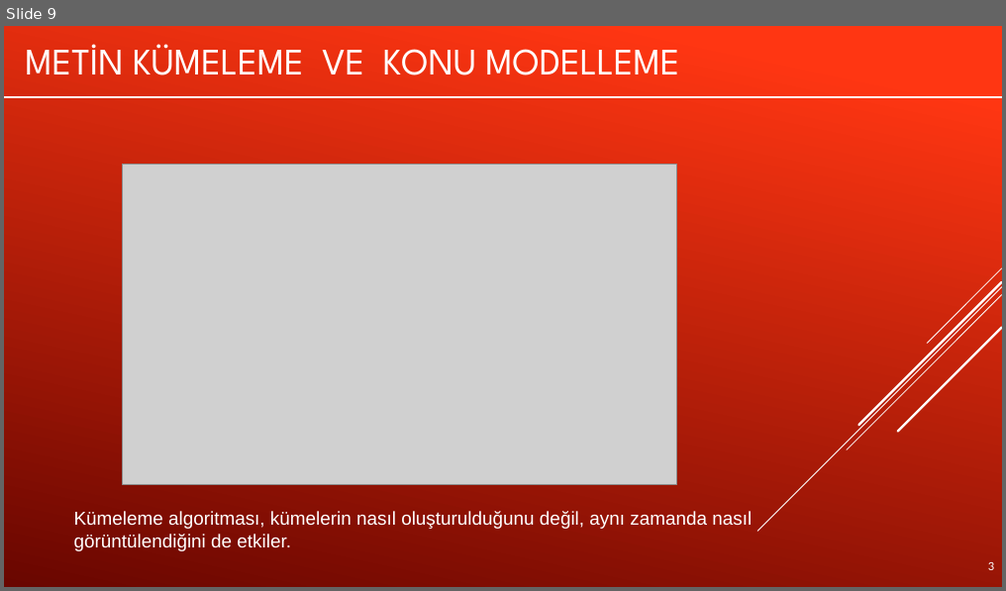
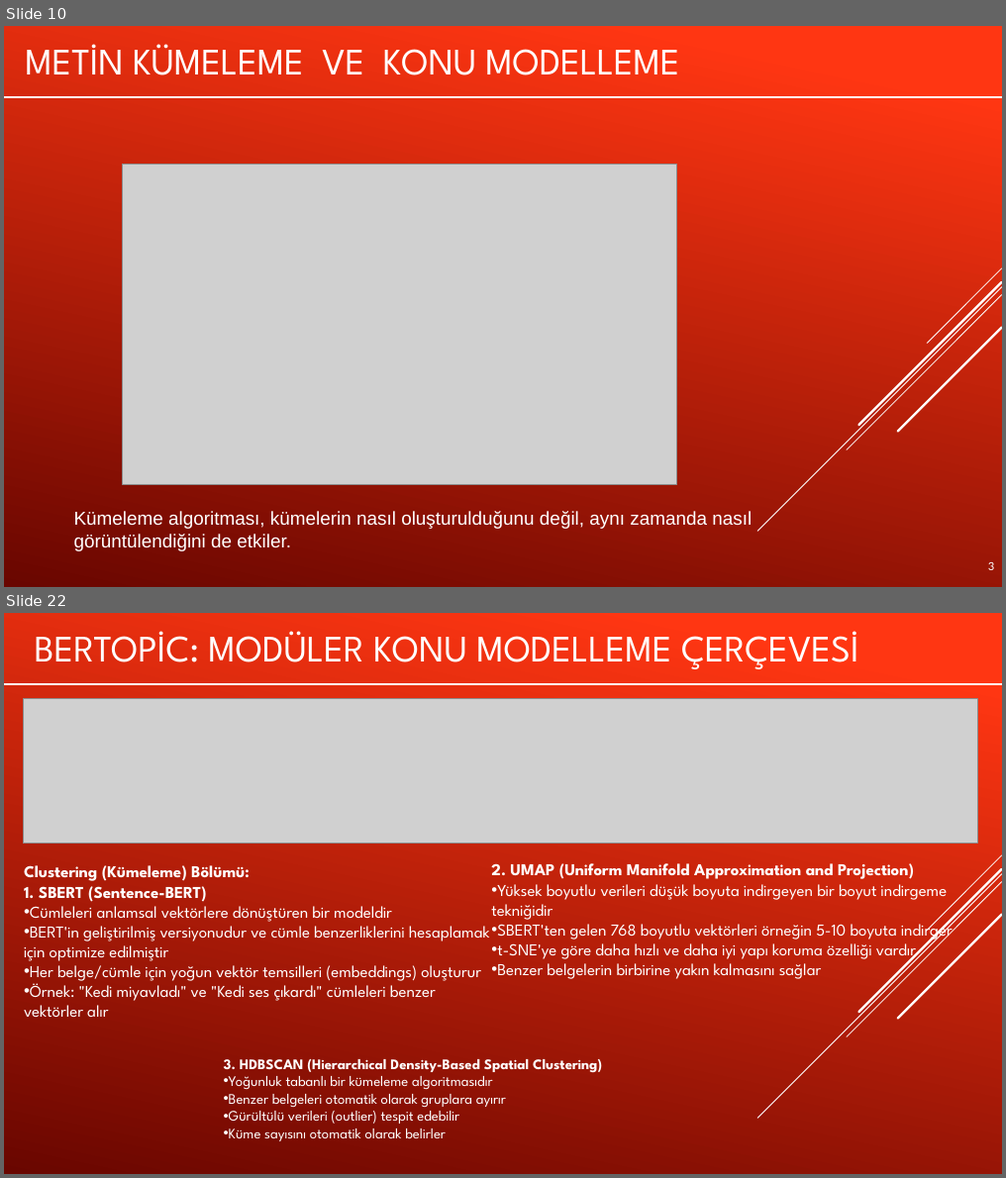
Before and after one commit to muratsimsek003/YZM423_LLM, a slide deck: LLMWEEK5.pptx. Shown one above the other, each under a label of ours: slide 9 before the commit, slides 10 and 22 after it; the slides between them are not shown. The pictures are 1006x591 and 1006x1178 pixels, drawn with LibreOffice and Linux fonts; fonts in the diff are those of the drawing; grey boxes stand for pictures. Boxes give left, top, right and bottom in pixels: in the first picture for what was removed or moved away, otherwise in the second. Text is boxed around its words. In the diff, an @@ line names an element or a change of style, - is before the commit and + after.

```diff
--- a/LLMWEEK5.pptx
+++ b/LLMWEEK5.pptx
@@ slide 22 added at bbox=[4, 613, 1002, 1174], background gradient #FF3712 to #6A0600; not listed: 5 template elements that a slide beside it also shows @@
@@ title added at bbox=[208, 631, 859, 669], 36 pt, text #FFFFFF @@
+BERTOPIC: MODÜLER KONU MODELLEME ÇERÇEVESI
@@ freeform shape added at bbox=[4, 684, 1002, 684], outline #FFFFFF 2 pt @@
@@ picture added at bbox=[23, 699, 977, 844] @@
@@ text added at bbox=[24, 865, 490, 1018], 16 pt, text #FFFFFF @@
+Clustering (Kümeleme) Bölümü:
+1. SBERT (Sentence-BERT)
+• Cümleleri anlamsal vektörlere dönüştüren bir modeldir
+• BERT'in geliştirilmiş versiyonudur ve cümle benzerliklerini hesaplamak için optimize edilmiştir
+• Her belge/cümle için yoğun vektör temsilleri (embeddings) oluşturur
+• Örnek: "Kedi miyavladı" ve "Kedi ses çıkardı" cümleleri benzer vektörler alır
@@ text added at bbox=[491, 863, 952, 979], 16 pt, text #FFFFFF @@
+2. UMAP (Uniform Manifold Approximation and Projection)
+• Yüksek boyutlu verileri düşük boyuta indirgeyen bir boyut indirgeme tekniğidir
+• SBERT'ten gelen 768 boyutlu vektörleri örneğin 5-10 boyuta indirger
+• t-SNE'ye göre daha hızlı ve daha iyi yapı koruma özelliği vardır
+• Benzer belgelerin birbirine yakın kalmasını sağlar
@@ text added at bbox=[224, 1059, 602, 1142], 14 pt, text #FFFFFF @@
+3. HDBSCAN (Hierarchical Density-Based Spatial Clustering)
+• Yoğunluk tabanlı bir kümeleme algoritmasıdır
+• Benzer belgeleri otomatik olarak gruplara ayırır
+• Gürültülü verileri (outlier) tespit edebilir
+• Küme sayısını otomatik olarak belirler
@@ what was slide 9 is now slide 10 @@
```
Also in this commit, not shown: 1 slide changed, 13 other slides added.
